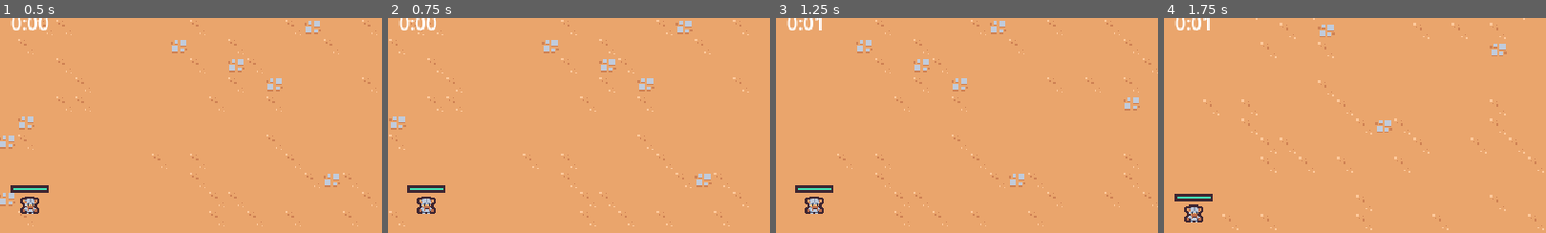
Above: before the commit, frames 1-4 (left to right).
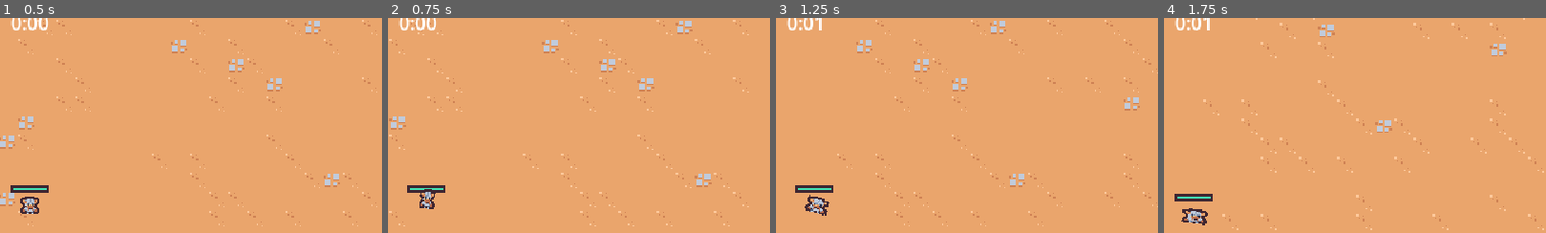
Above: after the commit, the same moments.

Repository: bseth15/2DSurvivorsCourse
Game: Godot game, scene res://scenes/main/main.tscn
Two runs of this game, one before a commit and one after it. Both use one fixed random seed, a clock stepped at 60 frames per second and the inputs below.
Inputs (mouse positions are % of the whole screen's width and height, from its top left):
- Up to frame 1 (0.5 s): no input
- Up to frame 2 (0.75 s): move the mouse to (72, 45) at 0.52 s; press the mouse at (72, 45) at 0.53 s; hold D (move_right) from 0.53 s (still down)
- Up to frame 3 (1.25 s): keep holding D (move_right)
- Up to frame 4 (1.75 s): move the mouse to (30, 55) at 1.27 s; release D (move_right) at 1.28 s; release the mouse at (30, 55) at 1.28 s; hold S (move_down) from 1.28 s (still down); click (30, 55) at 1.35 s
The pictures show only the part of the screen within x 46-96%, y 4-54%; the shares and areas given below are measured in that part.

Frame 1 is identical in both runs. In frame 2, 0.4% of the frame differs, in the area x 7-13%, y 79-92%; in frame 3, 0.3%; in frame 4, 0.4%, in the area x 4-12%, y 86-97%.

Commit message:
anitmate the player

Diff:
--- a/scenes/game_object/player/player.gd
+++ b/scenes/game_object/player/player.gd
@@ -7,6 +7,8 @@
 @onready var health_component = $HealthComponent
 @onready var health_bar = $HealthBar
 @onready var abilities = $Abilities
+@onready var animation_player = $AnimationPlayer
+@onready var visuals = $Visuals
 
 var number_colliding_bodies = 0
 
@@ -22,13 +24,19 @@
 
 func _process(delta: float) -> void:
 	var direction: Vector2 = Input.get_vector("move_left", "move_right", "move_up", "move_down")
-	if direction.x < 0:
-		$Sprite2D.flip_h = true
-	if direction.x > 0:
-		$Sprite2D.flip_h = false
 	var target_velocity: Vector2 = direction * MAX_SPEED
 	velocity = velocity.lerp(target_velocity, 1 - exp(-delta * ACCELERATION_SMOOTHING))
 	move_and_slide()
+
+	if direction.x != 0 || direction.y != 0:
+		animation_player.play("walk")
+	else:
+		animation_player.play("RESET")
+
+	var move_sign = sign(direction.x)
+	if move_sign != 0:
+		visuals.scale = Vector2(move_sign, 1)
+
 
 
 func check_deal_damage() -> void:
--- a/scenes/game_object/player/player.tscn
+++ b/scenes/game_object/player/player.tscn
@@ -1,9 +1,95 @@
-[gd_scene load_steps=10 format=3 uid="uid://vxq7tghgwdy2"]
+[gd_scene load_steps=13 format=3 uid="uid://vxq7tghgwdy2"]
 
 [ext_resource type="Texture2D" uid="uid://cc6ahyngo23s8" path="res://scenes/game_object/player/player.png" id="1_8i67n"]
 [ext_resource type="Script" path="res://scenes/game_object/player/player.gd" id="1_a4rh4"]
 [ext_resource type="PackedScene" uid="uid://cf3njyix76t8y" path="res://scenes/component/health_component.tscn" id="2_p1xk3"]
 [ext_resource type="PackedScene" uid="uid://bkb8dobrjdeli" path="res://scenes/abilities/sword_ability_controller/sword_ability_controller.tscn" id="2_s4k3b"]
+
+[sub_resource type="Animation" id="Animation_w4f2p"]
+resource_name = "walk"
+length = 0.4
+loop_mode = 1
+tracks/0/type = "value"
+tracks/0/imported = false
+tracks/0/enabled = true
+tracks/0/path = NodePath("Visuals/Sprite2D:position")
+tracks/0/interp = 2
+tracks/0/loop_wrap = true
+tracks/0/keys = {
+"times": PackedFloat32Array(0, 0.1, 0.3),
+"transitions": PackedFloat32Array(1, 1, 1),
+"update": 0,
+"values": [Vector2(0, 0), Vector2(0, -5), Vector2(0, 0)]
+}
+tracks/1/type = "value"
+tracks/1/imported = false
+tracks/1/enabled = true
+tracks/1/path = NodePath("Visuals/Sprite2D:rotation")
+tracks/1/interp = 2
+tracks/1/loop_wrap = true
+tracks/1/keys = {
+"times": PackedFloat32Array(0, 0.1, 0.2, 0.4),
+"transitions": PackedFloat32Array(1, 1, 1, 1),
+"update": 0,
+"values": [0.0, -0.261799, 0.261799, 0.0]
+}
+tracks/2/type = "value"
+tracks/2/imported = false
+tracks/2/enabled = true
+tracks/2/path = NodePath("Visuals/Sprite2D:scale")
+tracks/2/interp = 2
+tracks/2/loop_wrap = true
+tracks/2/keys = {
+"times": PackedFloat32Array(0, 0.1, 0.3, 0.4),
+"transitions": PackedFloat32Array(0.68302, 2.63902, 1, 1),
+"update": 0,
+"values": [Vector2(1, 1), Vector2(0.8, 1.1), Vector2(1.5, 0.7), Vector2(1, 1)]
+}
+
+[sub_resource type="Animation" id="Animation_ngu77"]
+length = 0.001
+tracks/0/type = "value"
+tracks/0/imported = false
+tracks/0/enabled = true
+tracks/0/path = NodePath("Visuals/Sprite2D:position")
+tracks/0/interp = 1
+tracks/0/loop_wrap = true
+tracks/0/keys = {
+"times": PackedFloat32Array(0),
+"transitions": PackedFloat32Array(1),
+"update": 0,
+"values": [Vector2(0, 0)]
+}
+tracks/1/type = "value"
+tracks/1/imported = false
+tracks/1/enabled = true
+tracks/1/path = NodePath("Visuals/Sprite2D:rotation")
+tracks/1/interp = 1
+tracks/1/loop_wrap = true
+tracks/1/keys = {
+"times": PackedFloat32Array(0),
+"transitions": PackedFloat32Array(1),
+"update": 0,
+"values": [0.0]
+}
+tracks/2/type = "value"
+tracks/2/imported = false
+tracks/2/enabled = true
+tracks/2/path = NodePath("Visuals/Sprite2D:scale")
+tracks/2/interp = 1
+tracks/2/loop_wrap = true
+tracks/2/keys = {
+"times": PackedFloat32Array(0),
+"transitions": PackedFloat32Array(1),
+"update": 0,
+"values": [Vector2(1, 1)]
+}
+
+[sub_resource type="AnimationLibrary" id="AnimationLibrary_lhmf2"]
+_data = {
+"RESET": SubResource("Animation_ngu77"),
+"walk": SubResource("Animation_w4f2p")
+}
 
 [sub_resource type="StyleBoxFlat" id="StyleBoxFlat_7mwt1"]
 bg_color = Color(0.247059, 0.14902, 0.192157, 1)
@@ -30,6 +116,11 @@
 motion_mode = 1
 script = ExtResource("1_a4rh4")
 
+[node name="AnimationPlayer" type="AnimationPlayer" parent="."]
+libraries = {
+"": SubResource("AnimationLibrary_lhmf2")
+}
+
 [node name="HealthComponent" parent="." instance=ExtResource("2_p1xk3")]
 
 [node name="Abilities" type="Node" parent="."]
@@ -52,39 +143,34 @@
 max_value = 1.0
 value = 0.5
 show_percentage = false
-metadata/_edit_lock_ = true
 
-[node name="Sprite2D" type="Sprite2D" parent="."]
+[node name="Visuals" type="Node2D" parent="."]
+
+[node name="Sprite2D" type="Sprite2D" parent="Visuals"]
 texture = ExtResource("1_8i67n")
 offset = Vector2(0, -8)
-metadata/_edit_lock_ = true
 
 [node name="PickupArea2D" type="Area2D" parent="."]
 visible = false
 position = Vector2(0, -6)
 collision_layer = 16
 collision_mask = 0
-metadata/_edit_lock_ = true
 
 [node name="CollisionShape2D" type="CollisionShape2D" parent="PickupArea2D"]
 shape = SubResource("CircleShape2D_iansq")
 debug_color = Color(0, 0.619608, 0.239216, 0.419608)
-metadata/_edit_lock_ = true
 
 [node name="CollisionArea2D" type="Area2D" parent="."]
 visible = false
 position = Vector2(0, -7)
 collision_layer = 0
 collision_mask = 8
-metadata/_edit_lock_ = true
 
 [node name="CollisionShape2D" type="CollisionShape2D" parent="CollisionArea2D"]
 shape = SubResource("CircleShape2D_mll5u")
 debug_color = Color(0.941176, 0, 0.176471, 0.419608)
-metadata/_edit_lock_ = true
 
 [node name="CollisionShape2D" type="CollisionShape2D" parent="."]
 visible = false
 position = Vector2(0, -5)
 shape = SubResource("CircleShape2D_dmqjv")
-metadata/_edit_lock_ = true
